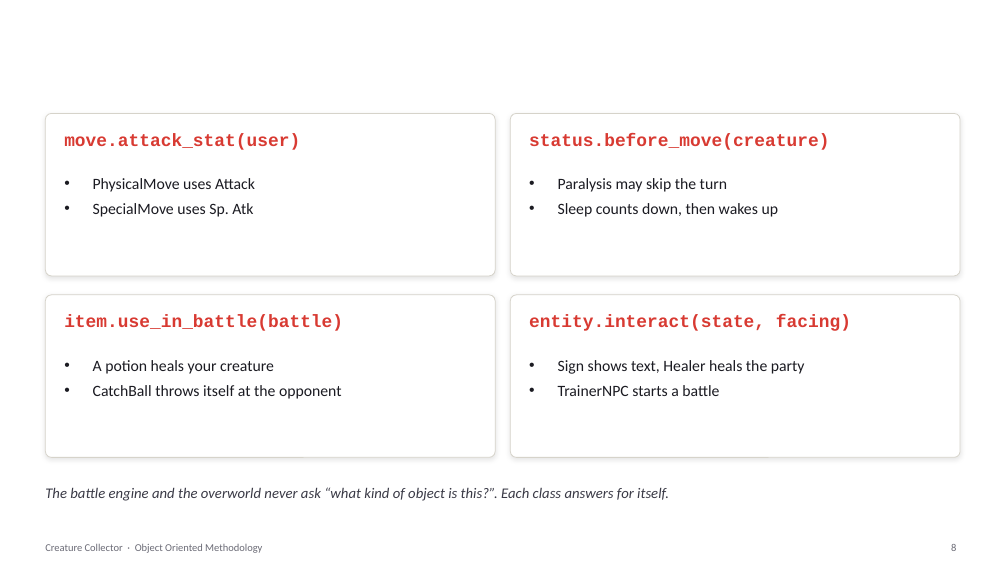
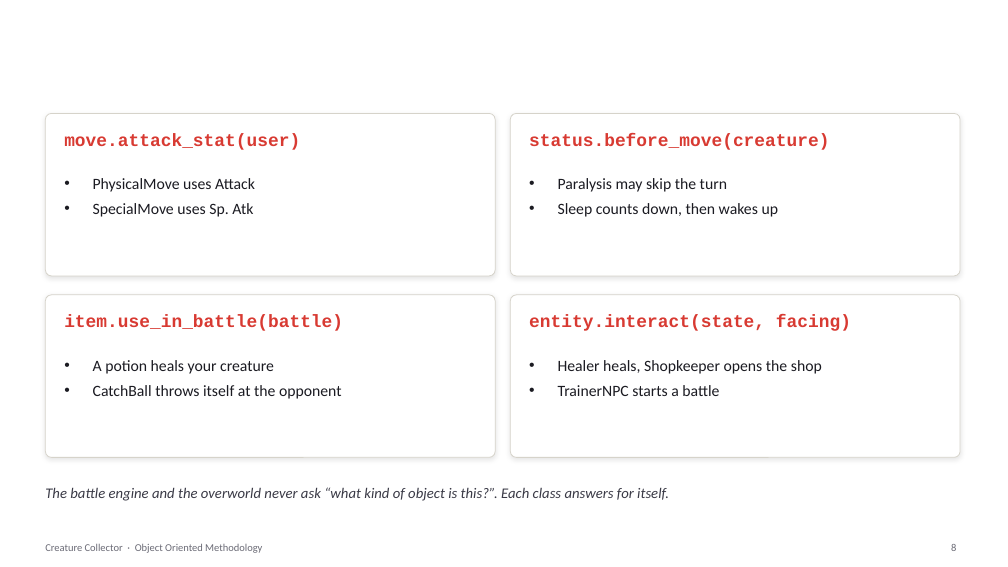
Before and after one commit to psdoom14/creature-collector, a slide deck: slide 8 of docs/presentation/CreatureCollector.pptx. Drawn at 1008x567 pixels with LibreOffice and Linux fonts; fonts in the diff are those of the drawing; background and template pictures are left out. Boxes give left, top, right and bottom in pixels: in the first picture for what was removed or moved away, otherwise in the second. Text is boxed around its words. In the diff, an @@ line names an element or a change of style, - is before the commit and + after.

```diff
--- a/docs/presentation/CreatureCollector.pptx
+++ b/docs/presentation/CreatureCollector.pptx
@@ text at [558, 360, 822, 374]: text changed @@
-• Sign shows text, Healer heals the party
+• Healer heals, Shopkeeper opens the shop
```
Also in this commit, not shown: 9 other slides changed, 3 slides added, 2 slides removed, 3 other files.
